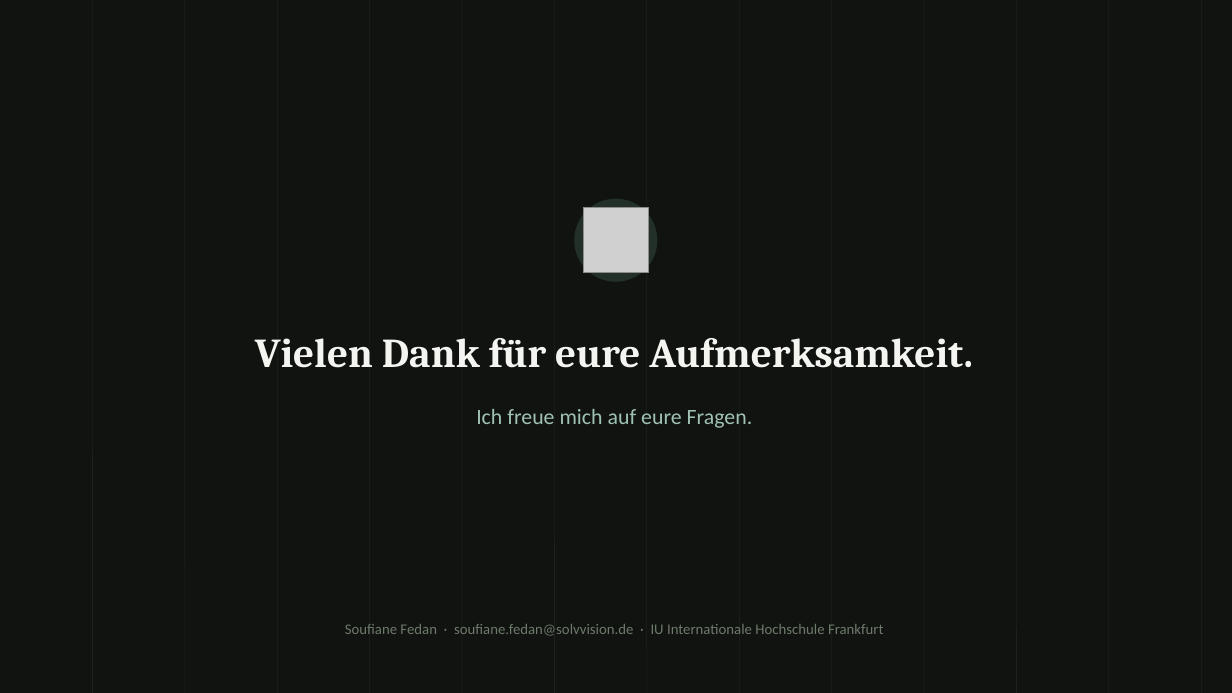
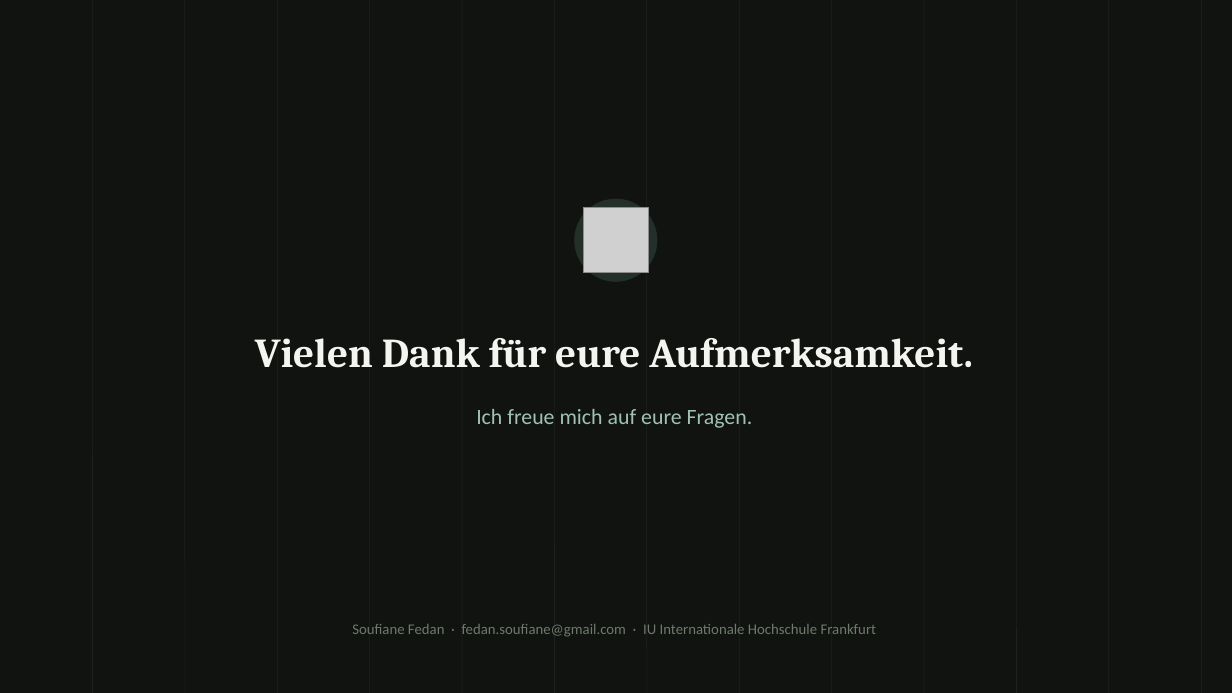
Before and after one commit to fedansoufiane-commits/forexscope-ai, a slide deck: slide 27 of Präsentation/Final/WealthScope_Praesentation_v1.0_FINAL.pptx. Drawn at 1232x693 pixels with LibreOffice and Linux fonts; fonts in the diff are those of the drawing; grey boxes stand for pictures. Boxes give left, top, right and bottom in pixels: in the first picture for what was removed or moved away, otherwise in the second. Text is boxed around its words. In the diff, an @@ line names an element or a change of style, - is before the commit and + after.

```diff
--- a/Präsentation/Final/WealthScope_Praesentation_v1.0_FINAL.pptx
+++ b/Präsentation/Final/WealthScope_Praesentation_v1.0_FINAL.pptx
@@ text at box(352, 624, 877, 637): text changed @@
-Soufiane Fedan · soufiane.fedan@solvvision.de · IU Internationale Hochschule Frankfurt
+Soufiane Fedan · fedan.soufiane@gmail.com · IU Internationale Hochschule Frankfurt
```
Also in this commit, not shown: 3 other files.
